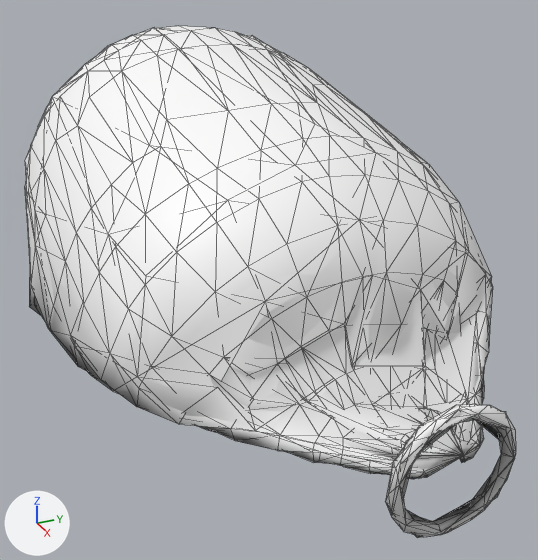
Two versions of the glTF model public/models/props/m_sack_lying.glb, one commit apart.
The view is the same before and after, from a 50 mm camera at (0.583, -0.295, 0.354) aimed at (-0.044, -0.013, 0.041). The lights are fixed; the arrows at lower left show +X, +Y and +Z. The older version comes first. Mesh edges are drawn as thin lines.

Objects in the first picture: 'lod0__cloth', 'lod0__cord', 'lod1__cloth', 'lod1__cord'.
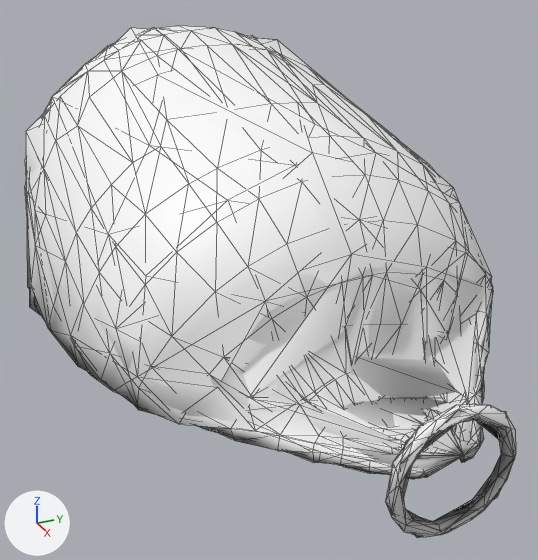
The change, as JSON lines over the scene's bpy script:
```json
{"op": "add", "block": "me_lod2__cloth", "code": ["me_lod2__cloth = bpy.data.meshes.new('lod2__cloth')", "me_lod2__cloth.from_pydata(...)  # 65 vertices, 126 faces; spans x -0.402..0.237, y -0.235..0.206, z 0.002..0.263", "me_lod2__cloth.materials.append(mat_defaultmaterial_003)"]}
{"op": "add", "block": "ob_lod2__cloth", "code": ["ob_lod2__cloth = bpy.data.objects.new('lod2__cloth', me_lod2__cloth)", "ob_lod2__cloth.location = (0.0, 0.0, 0.0)"]}
```

What differs and where, as boxes [x1, y1, x2, y2] in the pictures (538 x 560 px):
```json
{"object": "lod2__cloth", "change": "added", "after": [26, 28, 493, 472]}
```
